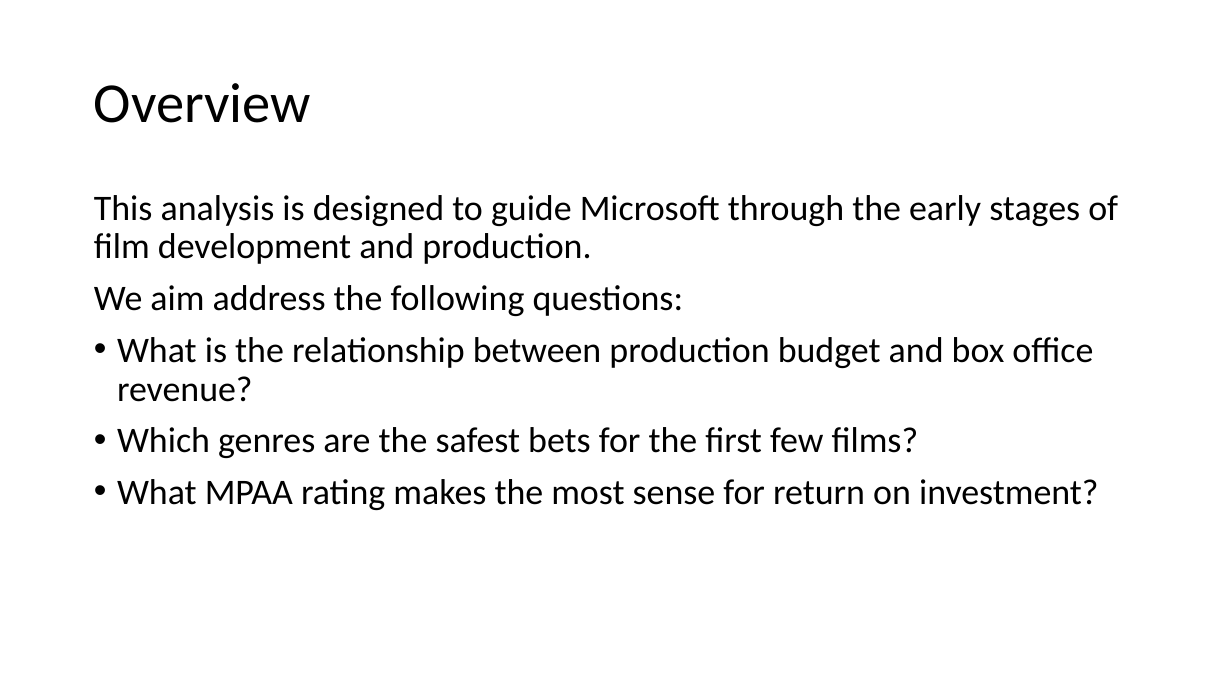
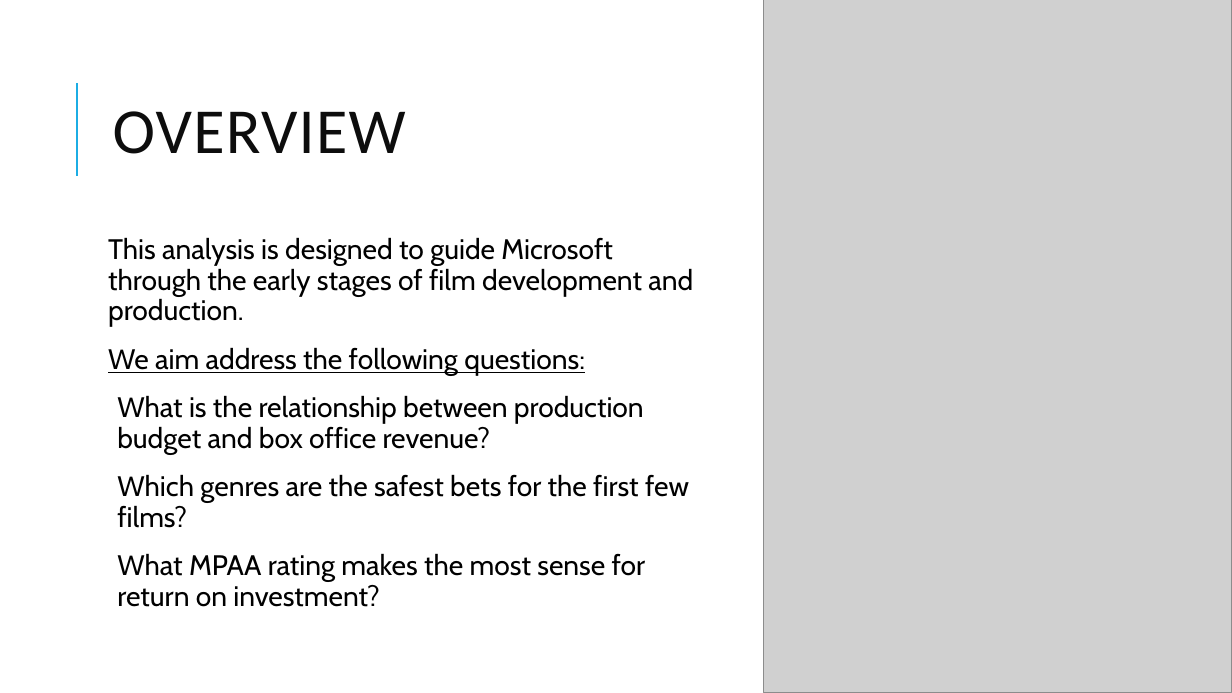
Before and after one commit to Drymander/dsc-phase-1-project, a slide deck: slide 2 of images/Box Office Analysis.pptx. Drawn at 1232x693 pixels with LibreOffice and Linux fonts; fonts in the diff are those of the drawing; grey boxes stand for pictures. Boxes give left, top, right and bottom in pixels: in the first picture for what was removed or moved away, otherwise in the second. Text is boxed around its words. In the diff, an @@ line names an element or a change of style, - is before the commit and + after.

```diff
--- a/images/Box Office Analysis.pptx
+++ b/images/Box Office Analysis.pptx
@@ picture added at box(763, 0, 1232, 693) @@
@@ line added from (77, 176) to (77, 83), #1CADE4 1.5 pt @@
@@ title at box(113, 111, 406, 154): text changed; size 44 to 50 pt; text colour #000000 to #0D0D0D @@
-Overview
+OVERVIEW
@@ text "This analysis is designed to ...": place and size @@
-text "This analysis is designed to ..." at box(94, 195, 1118, 510)
+text "This analysis is designed to ..." at box(108, 237, 693, 607)
@@ text "This analysis is designed to ..." at box(108, 237, 693, 607): size 28 to 22 pt, font Calibri to Cabin; underline on in "We aim address the following questions:"; more space between paragraphs; bullet • to   @@
```
Also in this commit, not shown: 4 other slides changed, 6 slides added, 6 slides removed, 2 other files.
